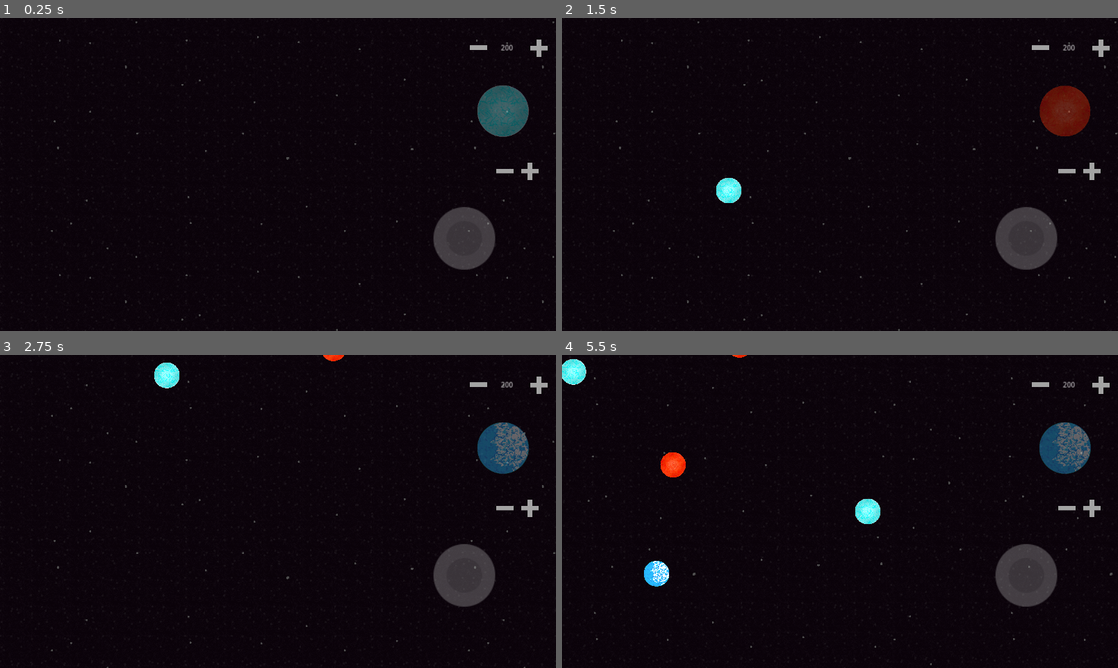
Above: before the commit, frames 1-4 (two rows, left to right).
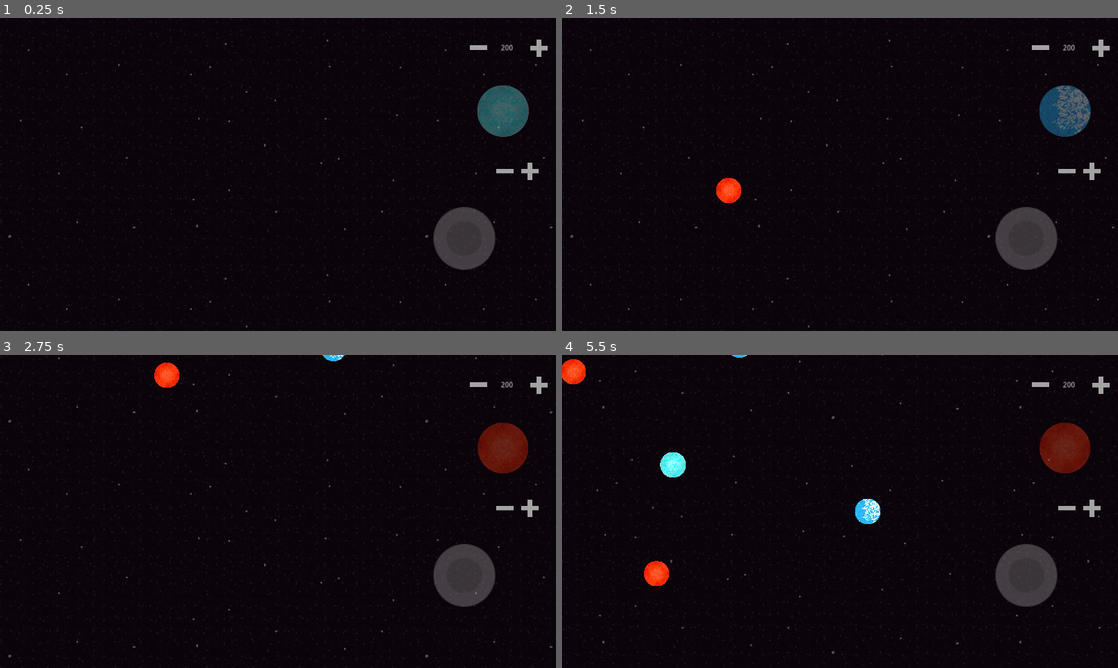
Above: after the commit, the same moments.

Repository: ArielLeiva/SimulacionGravitacional
Game: Godot game, scene res://scenes/space.tscn
The game is run twice, just before and just after one commit, with the same random seed, the same clock (stepped at 60 frames per second) and the same inputs.
Inputs (mouse positions are in pixels of both pictures, inside the frame that each line leads up to):
- Up to frame 1 (0.25 s): no input
- Up to frame 2 (1.5 s): tap Enter at 0.5 s; move the mouse to (962, 158) at 0.52 s; press the mouse at (962, 158) at 0.53 s; hold F (fast_forward) 0.53-1.25 s; right-click (962, 158) at 0.6 s; release the mouse at (962, 158) at 1.25 s; tap Space (start_stop) at 1.25 s; drag from (728, 190) to (840, 174) at 1.27 s
- Up to frame 3 (2.75 s): tap Tab (reset_speed) at 2 s; move the mouse to (333, 442) at 2.02 s; hold F (fast_forward) from 2.03 s (still down); hold Down (camera_down) from 2.03 s (still down); click (333, 442) at 2.3 s
- Up to frame 4 (5.5 s): release F (fast_forward) at 2.75 s; release Down (camera_down) at 2.75 s; drag from (812, 574) to (673, 464) at 2.77 s; tap Space (start_stop) at 3.5 s; move the mouse to (1006, 558) at 3.52 s; hold Right (camera_right) 3.53-4.25 s; click (1006, 558) at 3.8 s; drag from (673, 464) to (689, 355) at 4.27 s; tap Tab (reset_speed) at 5 s; move the mouse to (867, 511) at 5.02 s; hold Middle mouse button (drag_camera) from 5.03 s (still down); click (867, 511) at 5.3 s

The runs differ from the first frame. In frame 1, 0.3% of the frame differs, in the area x 1-100%, y 1-100%; in frame 2, 1.8%; in frame 3, 1.8%; in frame 4, 2.7%, in the area x 0-99%, y 0-100%.

Commit message:
Mejorados límites de la cámara

Diff:
--- a/scenes/container.tscn
+++ b/scenes/container.tscn
@@ -3,36 +3,16 @@
 [ext_resource type="Script" path="res://scenes/node_killing.gd" id="1_joepu"]
 [ext_resource type="Texture2D" uid="uid://blhr5qcj8mc1a" path="res://assets/fondo.png" id="2_nynu6"]
 
+[sub_resource type="RectangleShape2D" id="RectangleShape2D_6ujro"]
+size = Vector2(7680, 4320)
+
 [sub_resource type="RectangleShape2D" id="RectangleShape2D_spnkb"]
-size = Vector2(22, 3902.25)
+size = Vector2(10, 4320)
 
 [sub_resource type="RectangleShape2D" id="RectangleShape2D_v3ujm"]
-size = Vector2(6467, 20)
-
-[sub_resource type="RectangleShape2D" id="RectangleShape2D_6ujro"]
-size = Vector2(6400, 3900)
+size = Vector2(7680, 8)
 
 [node name="Node2D" type="Node2D"]
-
-[node name="walls" type="StaticBody2D" parent="."]
-
-[node name="CollisionShape2D" type="CollisionShape2D" parent="walls"]
-position = Vector2(-2570, 361.5)
-shape = SubResource("RectangleShape2D_spnkb")
-
-[node name="CollisionShape2D2" type="CollisionShape2D" parent="walls"]
-position = Vector2(3852, 356.125)
-shape = SubResource("RectangleShape2D_spnkb")
-
-[node name="up_down" type="StaticBody2D" parent="."]
-
-[node name="CollisionShape2D" type="CollisionShape2D" parent="up_down"]
-position = Vector2(637.5, -1608)
-shape = SubResource("RectangleShape2D_v3ujm")
-
-[node name="CollisionShape2D2" type="CollisionShape2D" parent="up_down"]
-position = Vector2(642, 2336)
-shape = SubResource("RectangleShape2D_v3ujm")
 
 [node name="LivingZone" type="Area2D" parent="."]
 script = ExtResource("1_joepu")
@@ -45,9 +25,28 @@
 texture = ExtResource("2_nynu6")
 stretch_mode = 1
 
-[node name="CollisionShape2D" type="CollisionShape2D" parent="LivingZone"]
-position = Vector2(640, 360)
+[node name="CollisionShape2D" type="CollisionShape2D" parent="LivingZone" groups=["container"]]
 shape = SubResource("RectangleShape2D_6ujro")
+
+[node name="walls" type="StaticBody2D" parent="."]
+
+[node name="CollisionShape2D" type="CollisionShape2D" parent="walls"]
+position = Vector2(-3846, -2)
+shape = SubResource("RectangleShape2D_spnkb")
+
+[node name="CollisionShape2D2" type="CollisionShape2D" parent="walls"]
+position = Vector2(3846, 1)
+shape = SubResource("RectangleShape2D_spnkb")
+
+[node name="up_down" type="StaticBody2D" parent="."]
+
+[node name="CollisionShape2D" type="CollisionShape2D" parent="up_down"]
+position = Vector2(0, -2181)
+shape = SubResource("RectangleShape2D_v3ujm")
+
+[node name="CollisionShape2D2" type="CollisionShape2D" parent="up_down"]
+position = Vector2(0, 2166)
+shape = SubResource("RectangleShape2D_v3ujm")
 
 [connection signal="area_exited" from="LivingZone" to="LivingZone" method="_on_area_exited"]
 [connection signal="body_exited" from="LivingZone" to="LivingZone" method="_on_body_exited"]
--- a/scenes/space.tscn
+++ b/scenes/space.tscn
@@ -1,8 +1,7 @@
-[gd_scene load_steps=6 format=3 uid="uid://d3i80ym3tqa2e"]
+[gd_scene load_steps=5 format=3 uid="uid://d3i80ym3tqa2e"]
 
 [ext_resource type="PackedScene" uid="uid://7x1we8o3gs3j" path="res://scenes/container.tscn" id="1_fgcaj"]
 [ext_resource type="PackedScene" uid="uid://ds146y5rievr3" path="res://scenes/UI.tscn" id="2_leqvt"]
-[ext_resource type="Texture2D" uid="uid://c7agfl815n7ih" path="res://assets/less.png" id="6_3m55n"]
 [ext_resource type="Script" path="res://scripts/movecam.gd" id="6_nfv5j"]
 [ext_resource type="Script" path="res://scripts/stage.gd" id="7_netmt"]
 
@@ -13,7 +12,6 @@
 [node name="CanvasLayer" parent="." instance=ExtResource("2_leqvt")]
 
 [node name="Camera" type="Camera2D" parent="." groups=["camera"]]
-position = Vector2(640, 360)
 zoom = Vector2(0.5, 0.5)
 script = ExtResource("6_nfv5j")
 
@@ -21,9 +19,3 @@
 
 [node name="stage" type="Node2D" parent="."]
 script = ExtResource("7_netmt")
-
-[node name="Sprite2D" type="Sprite2D" parent="."]
-visible = false
-position = Vector2(637, 0)
-scale = Vector2(15.975, 1)
-texture = ExtResource("6_3m55n")
--- a/scripts/movecam.gd
+++ b/scripts/movecam.gd
@@ -1,7 +1,12 @@
 extends Camera2D
 
+@onready var container = get_tree().get_first_node_in_group("container")
 @export var speed: float = 500
 var drag_held: bool = false
+var cont_width = 0
+var cont_height = 0
+var cont_limit = Vector2.ZERO
+var camera_limit = Vector2(1280,720)
 
 var min_zoom = Vector2(0.2,0.2)
 var max_zoom = Vector2(2,2)
@@ -11,14 +16,25 @@
 var old_offset = Vector2.ZERO
 var old_mouse = Vector2.ZERO
 
+func _ready():
+	cont_width = container.shape.size.x
+	cont_height = container.shape.size.y
+
+func inside_camera(coord):
+	return coord < camera_limit and coord.x < 950 and coord >= Vector2.ZERO
+
+func inside_container(coord):
+	var cont_border = container.shape.size / 2
+	return coord < cont_border and coord >= -cont_border
 
 func camera_to_global(coordinate):
-	return coordinate * (1/zoom.x) - Vector2(-640*(1-1/zoom.x),-360*(1-1/zoom.x)) + offset
+	return coordinate * (1/zoom.x) - Vector2(1280/(2*zoom.x),720/(2*zoom.y)) + offset
 
 func _process(delta):
 	var des_offset = offset
 	des_zoom = clamp(des_zoom, min_zoom, max_zoom)
 	zoom = lerp(zoom, des_zoom, 0.1)
+	cont_limit = Vector2((cont_width-1280/zoom.x)/2, (cont_height - 720/zoom.y)/2)
 
 	var vel = Vector2(0,0)
 	if Input.is_action_pressed("camera_up"):
@@ -42,7 +58,7 @@
 	vel = vel.normalized()
 
 	des_offset += delta * speed *vel
-	offset = des_offset.clamp(Vector2(-1920, -1080), Vector2(1920, 1080))
+	offset = des_offset.clamp(-cont_limit, cont_limit)
 
 func _unhandled_input(event):
 	if event is InputEventMouseButton:
--- a/scripts/stage.gd
+++ b/scripts/stage.gd
@@ -16,18 +16,17 @@
 var base_m = Transform2D()
 var camera = Camera2D
 
-func inside_camera(coord):
-	return (coord.x <= 900 && coord.x > 50 && coord.y >= 0 && coord.y < 900)
-
 func _ready():
 	camera = get_tree().get_first_node_in_group("camera")
 
 func _unhandled_input(event):
 	if event.is_action_pressed("spawn"):
 		mouse_pos = event.position
-		if inside_camera(mouse_pos):
+		print(mouse_pos)
+		var global_pos = camera.camera_to_global(mouse_pos)
+		if camera.inside_camera(mouse_pos) and camera.inside_container(global_pos):
 			var x = ball.instantiate()
-			x.position = camera.camera_to_global(mouse_pos)
+			x.position = global_pos
 			x.mass = glob.new_mass
 			x.proportion = glob.new_vol
 			add_child(x)
